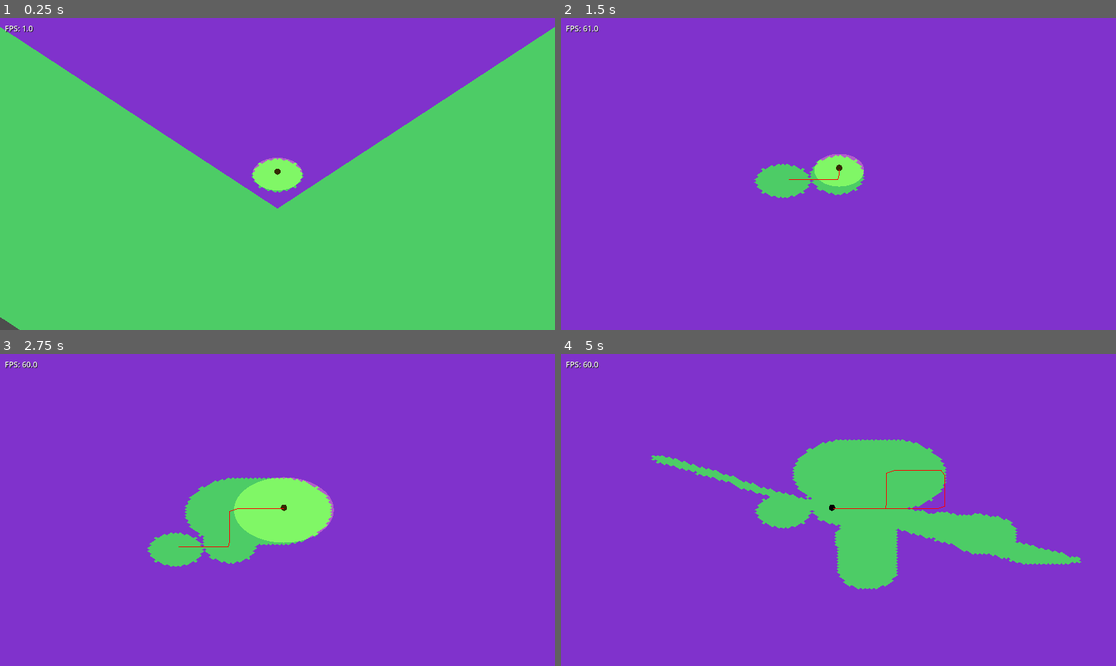
Above: before the commit, frames 1-4 (two rows, left to right).
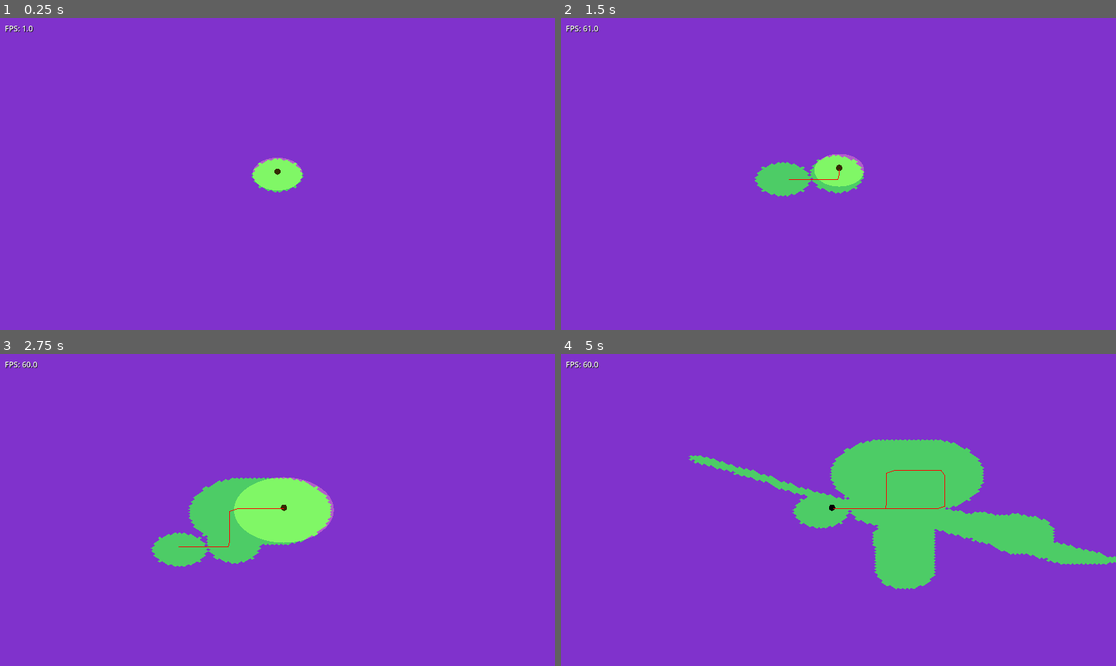
Above: after the commit, the same moments.

Repository: emersonh16/dastardlyfuck
Game: Godot game, scene res://scenes/test/test_miasma.tscn
The game is run twice, just before and just after one commit, with the same random seed, the same clock (stepped at 60 frames per second) and the same inputs.
Inputs (mouse positions are in pixels of both pictures, inside the frame that each line leads up to):
- Up to frame 1 (0.25 s): no input
- Up to frame 2 (1.5 s): tap Enter at 0.5 s; move the mouse to (960, 158) at 0.52 s; hold Right (ui_right) 0.53-1.28 s; tap 1 at 0.6 s; click (960, 158) at 0.67 s; move the mouse to (727, 189) at 1.27 s; hold Down (ui_down) from 1.28 s (still down); tap 2 at 1.35 s
- Up to frame 3 (2.75 s): move the mouse to (333, 441) at 2.02 s; release Down (ui_down) at 2.03 s; hold Right (ui_right) from 2.03 s (still down); tap 3 at 2.1 s
- Up to frame 4 (5 s): move the mouse to (810, 572) at 2.77 s; release Right (ui_right) at 2.78 s; hold Up (ui_up) 2.78-3.53 s; tap 4 at 2.85 s; click (810, 572) at 2.92 s; move the mouse to (1005, 556) at 3.52 s; hold Left (ui_left) from 3.53 s (still down); tap 5 at 3.6 s; move the mouse to (672, 463) at 4.27 s; tap 1 at 4.35 s

The runs differ from the first frame. In frame 1, 68% of the frame differs, in the area x 0-100%, y 2-100%; in frame 2, 0.2%; in frame 3, 0.4%; in frame 4, 9.0%.

Commit message:
better clearing. moving on to gitter next

Diff:
--- a/scripts/renderers/miasma_renderer.gd
+++ b/scripts/renderers/miasma_renderer.gd
@@ -12,6 +12,10 @@
 var _update_timer = 0.0
 const UPDATE_INTERVAL = 0.1  # Update mesh max 10 times per second
 var _initial_render_done = false
+
+# Track player position to detect movement
+var _last_player_tile: Vector2i = Vector2i(0, 0)
+const PLAYER_TILE_UPDATE_THRESHOLD = 2  # Update when player moves this many tiles
 
 func _ready():
 	await get_tree().process_frame
@@ -38,13 +42,20 @@
 	# Connect to manager signals
 	miasma_manager.cleared_changed.connect(_on_cleared_changed)
 
-	# Wait for manager to initialize
-	for i in range(5):
+	# Wait for manager and camera to initialize
+	for i in range(10):
 		await get_tree().process_frame
-		if miasma_manager.viewport_tiles_x > 0:
+		var camera = get_viewport().get_camera_3d()
+		if miasma_manager.viewport_tiles_x > 0 and camera:
+			# Wait one more frame to ensure camera is fully set up
+			await get_tree().process_frame
 			break
 
 	# Initial render
+	_do_render_update()
+
+	# Force a second render after a short delay to catch any initialization issues
+	await get_tree().create_timer(0.1).timeout
 	_do_render_update()
 
 func _on_cleared_changed():
@@ -62,6 +73,18 @@
 	var player_pos = miasma_manager.player_position
 	var player_ground = Vector3(player_pos.x, 0, player_pos.z)
 	global_position = player_ground
+
+	# Check if player moved significantly (need to rebuild mesh for new visible area)
+	var tile_size = miasma_manager.get_tile_size()
+	var current_tile_x = int(player_pos.x / tile_size)
+	var current_tile_z = int(player_pos.z / tile_size)
+	var current_tile = Vector2i(current_tile_x, current_tile_z)
+
+	# If player moved to a different tile area, trigger update
+	var tile_delta = current_tile - _last_player_tile
+	if abs(tile_delta.x) >= PLAYER_TILE_UPDATE_THRESHOLD or abs(tile_delta.y) >= PLAYER_TILE_UPDATE_THRESHOLD:
+		_last_player_tile = current_tile
+		_pending_update = true  # Trigger mesh rebuild for new area
 
 	# Throttle mesh rebuilds
 	if _pending_update:
@@ -112,26 +135,44 @@
 				world_corners.append(Vector3(world_pos.x, 0, world_pos.z))
 
 	# Find bounding box of visible world area
-	if world_corners.size() == 0:
-		return  # Can't determine visible area
-
-	var min_x = world_corners[0].x
-	var max_x = world_corners[0].x
-	var min_z = world_corners[0].z
-	var max_z = world_corners[0].z
-
-	for corner in world_corners:
-		min_x = min(min_x, corner.x)
-		max_x = max(max_x, corner.x)
-		min_z = min(min_z, corner.z)
-		max_z = max(max_z, corner.z)
-
-	# Add padding
-	var padding = tile_size * 2
-	min_x -= padding
-	max_x += padding
-	min_z -= padding
-	max_z += padding
+	var min_x: float
+	var max_x: float
+	var min_z: float
+	var max_z: float
+
+	# If corner projection failed, use fallback based on camera size
+	if world_corners.size() < 3:
+		# Fallback: use camera size to estimate visible area
+		var world_width = camera.size
+		var pixel_size = viewport.get_visible_rect().size
+		var world_height = camera.size * (pixel_size.y / pixel_size.x)
+
+		# Account for isometric view - need larger coverage
+		var coverage = max(world_width, world_height) * 1.5
+
+		min_x = player_ground.x - coverage * 0.5
+		max_x = player_ground.x + coverage * 0.5
+		min_z = player_ground.z - coverage * 0.5
+		max_z = player_ground.z + coverage * 0.5
+	else:
+		# Use projected corners
+		min_x = world_corners[0].x
+		max_x = world_corners[0].x
+		min_z = world_corners[0].z
+		max_z = world_corners[0].z
+
+		for corner in world_corners:
+			min_x = min(min_x, corner.x)
+			max_x = max(max_x, corner.x)
+			min_z = min(min_z, corner.z)
+			max_z = max(max_z, corner.z)
+
+		# Add padding
+		var padding = tile_size * 2
+		min_x -= padding
+		max_x += padding
+		min_z -= padding
+		max_z += padding
 
 	# Calculate tile bounds
 	var min_tile_x = int(min_x / tile_size)
